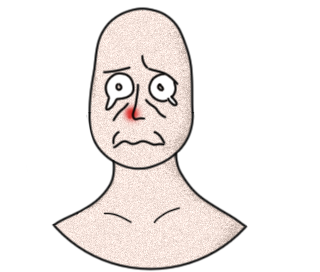
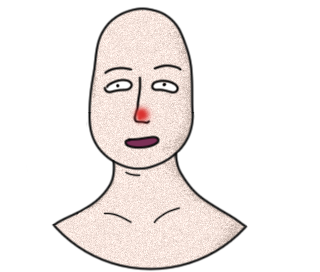
Two versions of the same layered image (320 × 272). Layer-by-layer changes:
added group "正常" with 5 layers above "哭" over (86, 54, 183, 186)
added layer "图层 99" (1st of 5, in "正常") in group "正常" over (128, 99, 158, 128)
added layer "图层 1292" in group "正常" over (102, 63, 183, 150)
added layer "图层 86 拷贝 3" (1st of 9, in "正常") (96%) in group "正常" over (86, 54, 183, 186)
added layer "图层 1293" in group "正常" over (106, 81, 177, 148)
added layer "图层 150" (1st of 9, in "正常") in group "正常" over (86, 54, 183, 186)
hid group "哭" (5 layers) over (86, 54, 183, 186)
